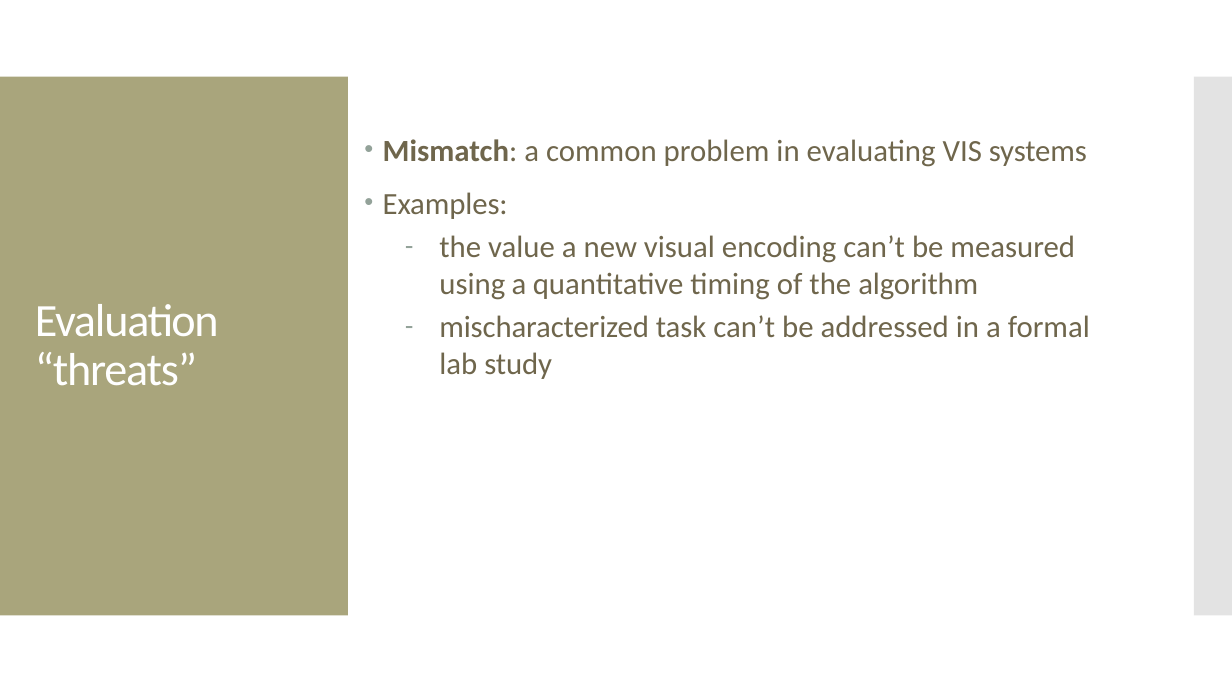
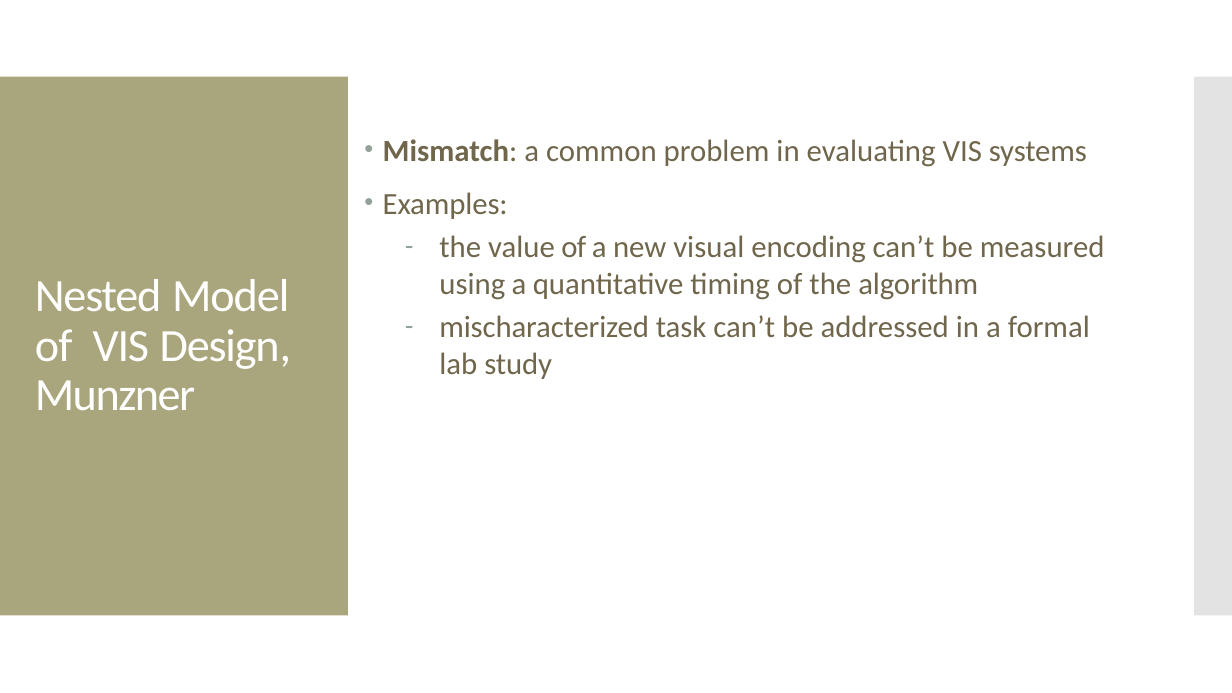
Before and after one commit to amosca01/SDS-CS235, a slide deck: slide 19 of slides/12-evaluation.pptx (slide 16 before the commit). Drawn at 1232x693 pixels with LibreOffice and Linux fonts; fonts in the diff are those of the drawing. Boxes give left, top, right and bottom in pixels: in the first picture for what was removed or moved away, otherwise in the second. Text is boxed around its words. In the diff, an @@ line names an element or a change of style, - is before the commit and + after.

```diff
--- a/slides/12-evaluation.pptx
+++ b/slides/12-evaluation.pptx
@@ text at (439,235,1105,300): text changed @@
-  – the value a new visual encoding can’t be measured using a quantitative timing of the algorithm
+  – the value of a new visual encoding can’t be measured using a quantitative timing of the algorithm
@@ text at (35,279,291,411): text changed @@
-Evaluation “threats”
+Nested Model of VIS Design, Munzner
```
Also in this commit, not shown: 11 other slides changed, 10 slides added, 4 slides removed, 9 other files.
